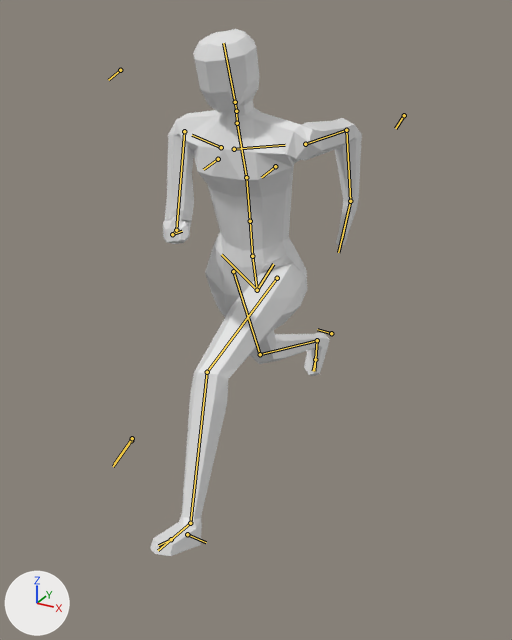
One commit to the Blender file Assets/Models/Environment/Character01_Sculpt2_Rig_Combined.blend: the scene before it, then after it.
Camera for both pictures: a 50 mm lens placed at (2.32, -4.12, 3.91), pointed at (0.06, -0.01, 1.86). Every picture has the same lights, and +X, +Y and +Z are marked at lower left. Both versions are drawn at frame 30 of the action 'metarigAction'; the numbers are the values there. The bones that bend it are drawn over the model as lines.
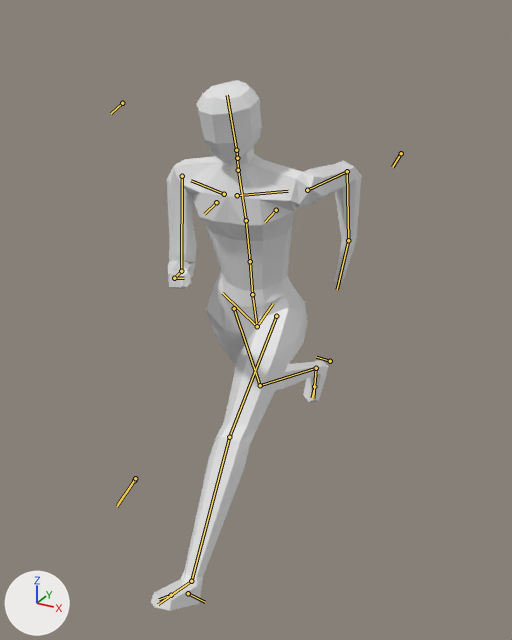
What the commit changed:
Bone 'spine' (bone_spine) moves from (0.0, 0.073, 0.038) to (0.0, -0.076, 0.077).
Bone 'spine.002' (bone_spine_002) turns from (1, 1, -1) to (1, -4, 0) degrees about its own x, y and z.
Bone 'spine.003' (bone_spine_003) turns from (5, -2, 2) to (5, 8, 0) degrees about its own x, y and z.
Bone 'hand_IK' (bone_hand_ik) moves from (0.216, -0.777, -0.169) to (0.37, -0.772, -0.179).
Bone 'hand_IK_R' (bone_hand_ik_r) moves from (-0.285, -0.927, 0.442) to (-0.439, -0.922, 0.432).
Bone 'foot_IK' (bone_foot_ik) moves from (0.011, 0.39, -0.512) to (0.011, 0.494, -0.288).
Bone 'foot_IK' (bone_foot_ik) turns from (-24, 5, 3) to (-31, 8, 5) degrees about its own x, y and z.
Bone 'foot_IK_R' (bone_foot_ik_r) moves from (0.042, -0.891, -0.082) to (0.042, -0.832, 0.06).
Bone 'foot_IK_L_Hint' (bone_foot_ik_l_hint) moves from (-0.159, 0.16, -0.108) to (-0.159, 0.219, 0.035).
Bone 'elbow_IK_R_Hint' (bone_elbow_ik_r_hint) moves from (-0.513, -0.1, -0.109) to (-0.513, -0.041, 0.034).

Changed parts and their boxes [x1, y1, x2, y2] in the pictures (512 x 640 px):
'Cube', posed
    before: [150, 29, 362, 556]
    after: [151, 80, 361, 611]
bone 'spine', root to tip
    before: (257, 290) to (252, 256)
    after: (257, 326) to (252, 294)
bone 'spine.002', root to tip
    before: (250, 221) to (246, 177)
    after: (250, 261) to (246, 220)
bone 'spine.003', root to tip
    before: (246, 177) to (237, 125)
    after: (246, 220) to (238, 171)
bone 'hand_IK', root to tip
    before: (350, 201) to (338, 252)
    after: (348, 240) to (337, 289)
bone 'hand_IK_R', root to tip
    before: (172, 234) to (182, 231)
    after: (174, 278) to (184, 278)
bone 'foot_IK', root to tip
    before: (190, 523) to (158, 550)
    after: (191, 581) to (158, 604)
bone 'foot_IK_R', root to tip
    before: (317, 340) to (314, 371)
    after: (316, 368) to (313, 398)
bone 'foot_IK_L_Hint', root to tip
    before: (132, 438) to (114, 464)
    after: (135, 478) to (117, 504)
bone 'elbow_IK_R_Hint', root to tip
    before: (120, 70) to (108, 80)
    after: (122, 103) to (111, 113)
